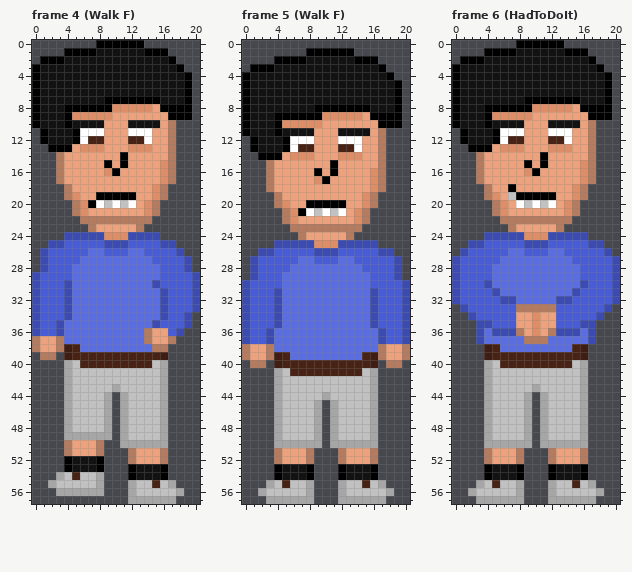
A pixel-art file gets an edit: WIP/Doofus1.aseprite. Above, as it was before the edit.
21x58 pixels, 7 frames. Shown: frame 4 (Walk F), frame 5 (Walk F), frame 6 (HadToDoIt). The commit also changed other frames, which this record leaves out.
The result:
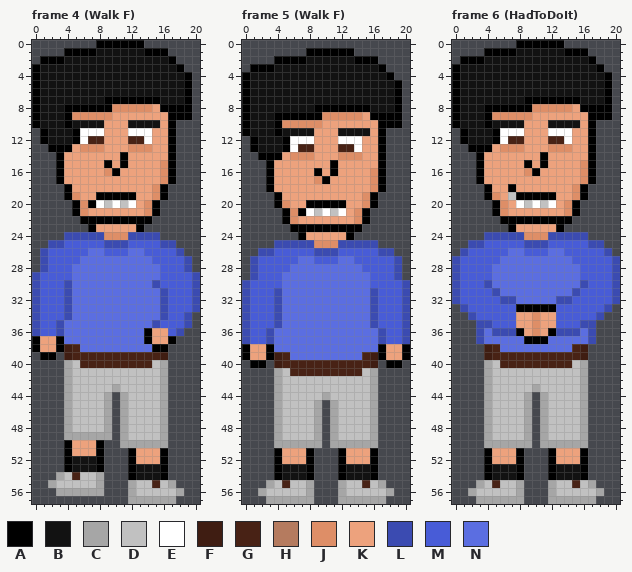
Palette (. is transparent): A #000000  B #121212  C #a6a6a6  D #c1c1c1  E #ffffff  F #3f1d12  G #482215  H #b57b5f  J #de8e67  K #eda27d  L #3b4bb1  M #485cd7  N #5b6ee1
Difference:
Frame 4 (Walk F):
The author changed colour H to colour A in rows 10 to 13 at x 17; in rows 14 to 17 at x 3 and 17; in rows 18 to 19 at x 4 and 16; in rows 20 to 21 at x 5 and 15; in row 22 at x 6 to 14; in row 23 at x 7 and 13.
The author changed colour H to colour A in row 36 at x 14; in row 37 at x 0, 3, 14 and 17; in row 38 at x 0, 3 and 15 to 16; in row 39 at x 1 to 2; in row 50 at x 4 and 8; in row 51 at x 4, 8, 12 and 16.
The author changed colour H to colour A in row 52 at x 12 and 16.
Frame 5 (Walk F):
The author changed colour H to colour A in rows 11 to 14 at x 17; in rows 15 to 18 at x 3 and 17; in rows 19 to 20 at x 4 and 16; in rows 21 to 22 at x 5 and 15; in row 23 at x 6 to 14; in row 24 at x 7 and 13.
The author changed colour H to colour A in rows 38 to 39 at x 0, 3, 17 and 20; in row 40 at x 1 to 2 and 18 to 19; in rows 51 to 52 at x 4, 8, 12 and 16.
Frame 6 (HadToDoIt):
The author changed colour H to colour A in rows 10 to 13 at x 17; in rows 14 to 17 at x 3 and 17; in rows 18 to 19 at x 4 and 16; in rows 20 to 21 at x 5 and 15; in row 22 at x 6 to 14; in row 23 at x 7 and 13.
The author changed colour H to colour A in row 33 at x 8 to 12; in row 36 at x 8 and 12; in row 37 at x 9 to 11; in rows 51 to 52 at x 4, 8, 12 and 16.
